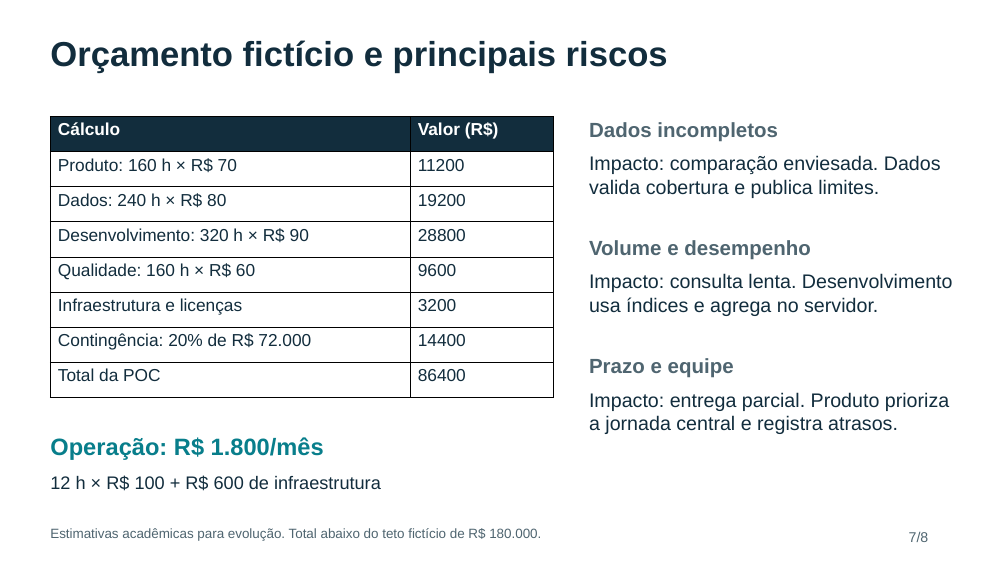
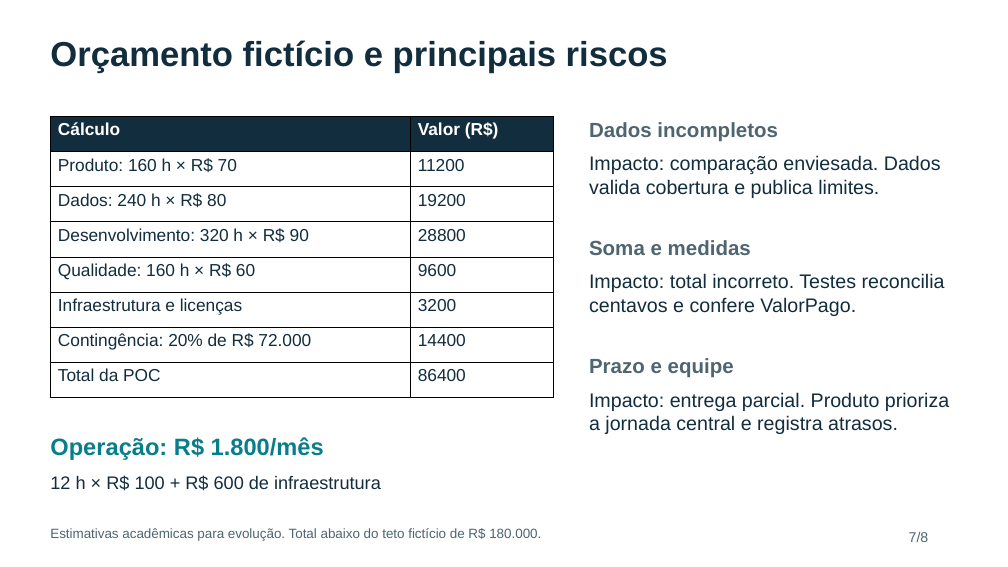
Before and after one commit to Stratfy/cp5-data, a slide deck: slide 7 of docs/apresentacao_pagamentos_es_2024.pptx. Drawn at 1008x567 pixels with LibreOffice and Linux fonts; fonts in the diff are those of the drawing. Boxes give left, top, right and bottom in pixels: in the first picture for what was removed or moved away, otherwise in the second. Text is boxed around its words. In the diff, an @@ line names an element or a change of style, - is before the commit and + after.

```diff
--- a/docs/apresentacao_pagamentos_es_2024.pptx
+++ b/docs/apresentacao_pagamentos_es_2024.pptx
@@ text at (589,240,751,255): text changed @@
-Volume e desempenho
+Soma e medidas
@@ text at (589,273,945,316): text changed @@
-Impacto: consulta lenta. Desenvolvimento usa índices e agrega no servidor.
+Impacto: total incorreto. Testes reconcilia centavos e confere ValorPago.
```
Also in this commit, not shown: 3 other slides changed, 13 other files.
